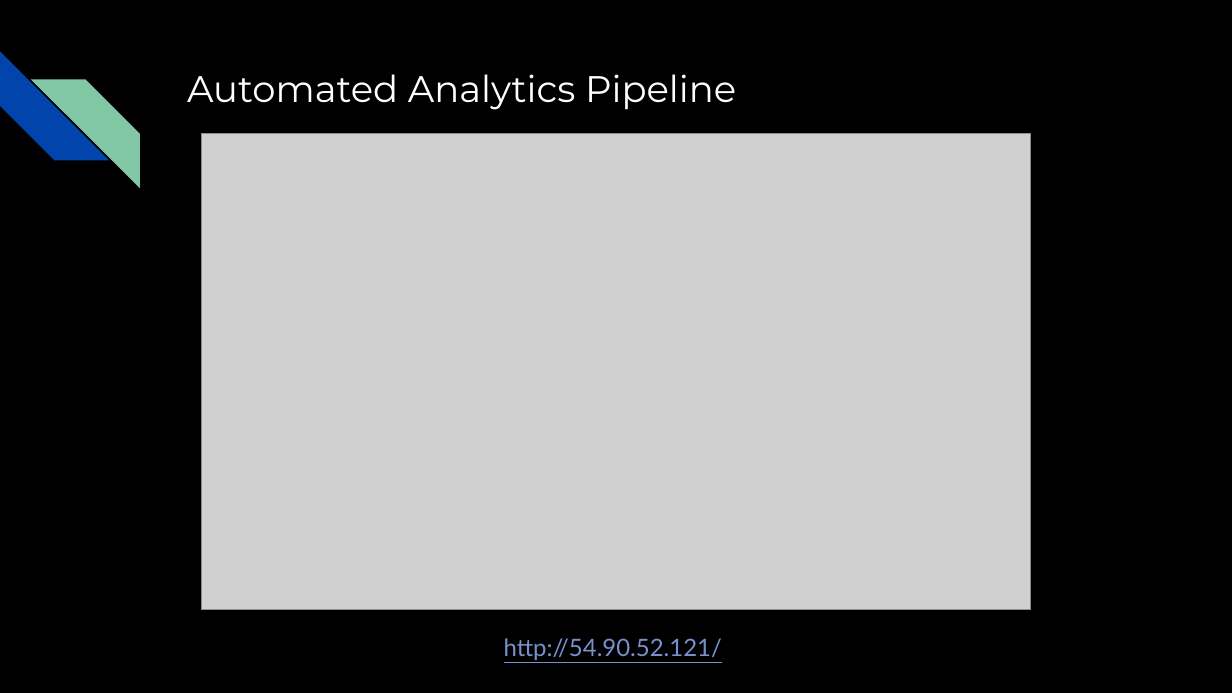
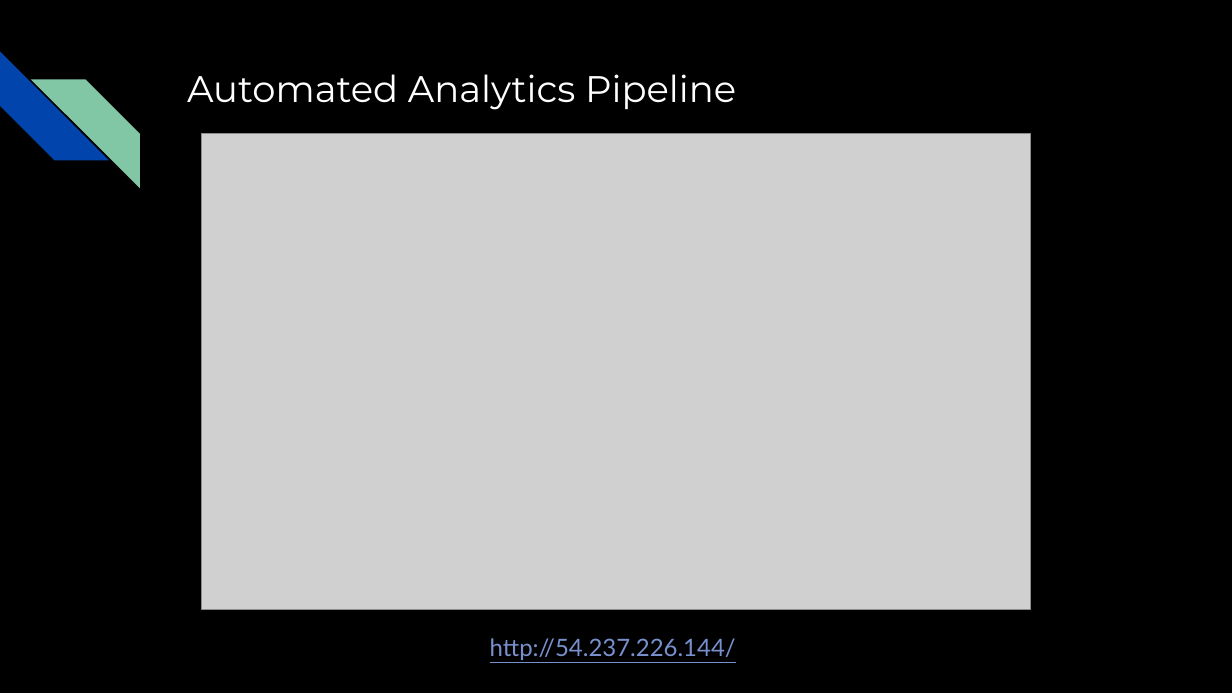
Before and after one commit to AGA-Datathon-2023/Dataminers, a slide deck: slide 17 of AGA Datathon 2023.pptx. Drawn at 1232x693 pixels with LibreOffice and Linux fonts; fonts in the diff are those of the drawing; grey boxes stand for pictures. Boxes give left, top, right and bottom in pixels: in the first picture for what was removed or moved away, otherwise in the second. Text is boxed around its words. In the diff, an @@ line names an element or a change of style, - is before the commit and + after.

```diff
--- a/AGA Datathon 2023.pptx
+++ b/AGA Datathon 2023.pptx
@@ text at [490,638,736,660]: text changed @@
-http://54.90.52.121/
+http://54.237.226.144/
```
Also in this commit, not shown: 5 other files.
